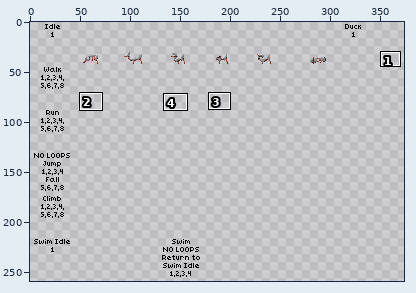
Two versions of one sprite sheet, items/armors/ryophi/ryophi-tier1/pants.png. The first picture is a wide view before the edit; the outline marks the close-up.
Close-up. The starting point:
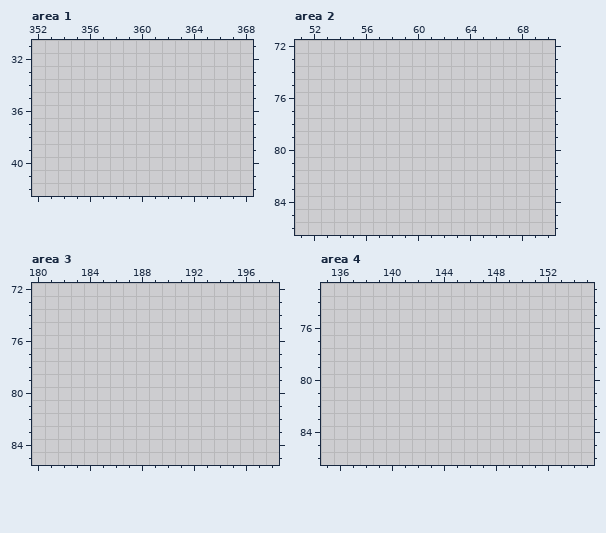
The file is 387x301 pixels. Shown: area 1: x 352..368, y 31..42; area 2: x 51..70, y 72..86; area 3: x 180..198, y 72..85; area 4: x 135..155, y 73..86. The wide view leaves out empty margins. The commit also changed other parts of the picture, which this record leaves out.
And afterwards:
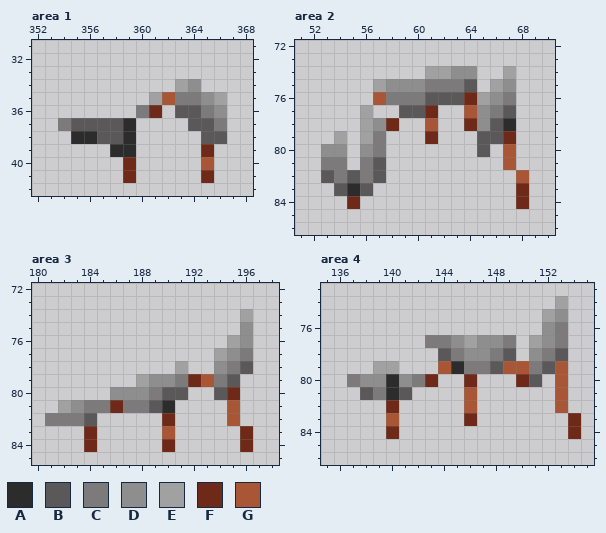
Palette (. is transparent): A #2c2c2c  B #5a5859  C #7c7a7a  D #8f8e8e  E #a1a1a1  F #6f2919  G #a85636
The edit:
--- area 1
@@ x 352..368 @@
 33 .................
-34 .................
-35 .................
-36 .................
-37 .................
-38 .................
-39 .................
-40 .................
-41 .................
+34 ...........ED....
+35 .........EGCCDE..
+36 ........CF.BBCD..
+37 ..CBBBBA....BBC..
+38 ...AABBA.....BB..
+39 ......AA.....F...
+40 .......F.....G...
+41 .......F.....F...
 42 .................
--- area 2
@@ x 51..70 @@
 73 ....................
-74 ....................
-75 ....................
-76 ....................
-77 ....................
-78 ....................
-79 ....................
-80 ....................
-81 ....................
-82 ....................
-83 ....................
-84 ....................
+74 ..........EEDD..E...
+75 ......EDDDCCCB.ED...
+76 ......GCCCBBBFEDC...
+77 .....E..BBF..GDCB...
+78 .....EDF..G..FDBA...
+79 ...E.EC...F...BBF...
+80 ..DD.DC.......B.G...
+81 ..CC.CB.........G...
+82 ..BCBCB..........G..
+83 ...BAB...........F..
+84 ....F............F..
 85 ....................
--- area 3
@@ x 180..198 @@
 73 ...................
-74 ...................
-75 ...................
-76 ...................
-77 ...................
-78 ...................
-79 ...................
-80 ...................
-81 ...................
-82 ...................
-83 ...................
-84 ...................
+74 ................E..
+75 ................D..
+76 ...............ED..
+77 ..............EDC..
+78 ...........E..DCB..
+79 ........EDDCFGCB...
+80 ......DDDCBB..BF...
+81 ..EDCCFCCBA....G...
+82 .CCCB.....F....G...
+83 ....F.....G.....F..
+84 ....F.....F.....F..
 85 ...................
--- area 4
@@ x 135..155 @@
 73 .....................
-74 .....................
-75 .....................
-76 .....................
-77 .....................
-78 .....................
-79 .....................
-80 .....................
-81 .....................
-82 .....................
-83 .....................
-84 .....................
+74 ..................E..
+75 .................ED..
+76 .................DC..
+77 ........CCDEDDC.EDC..
+78 .........BCDDCB.DCB..
+79 ....EE...GACCBGGCBG..
+80 ..CDDADCF..F...FB.G..
+81 ...BCAB....G......G..
+82 .....F.....G......G..
+83 .....G.....F.......F.
+84 .....F.............F.
 85 .....................
